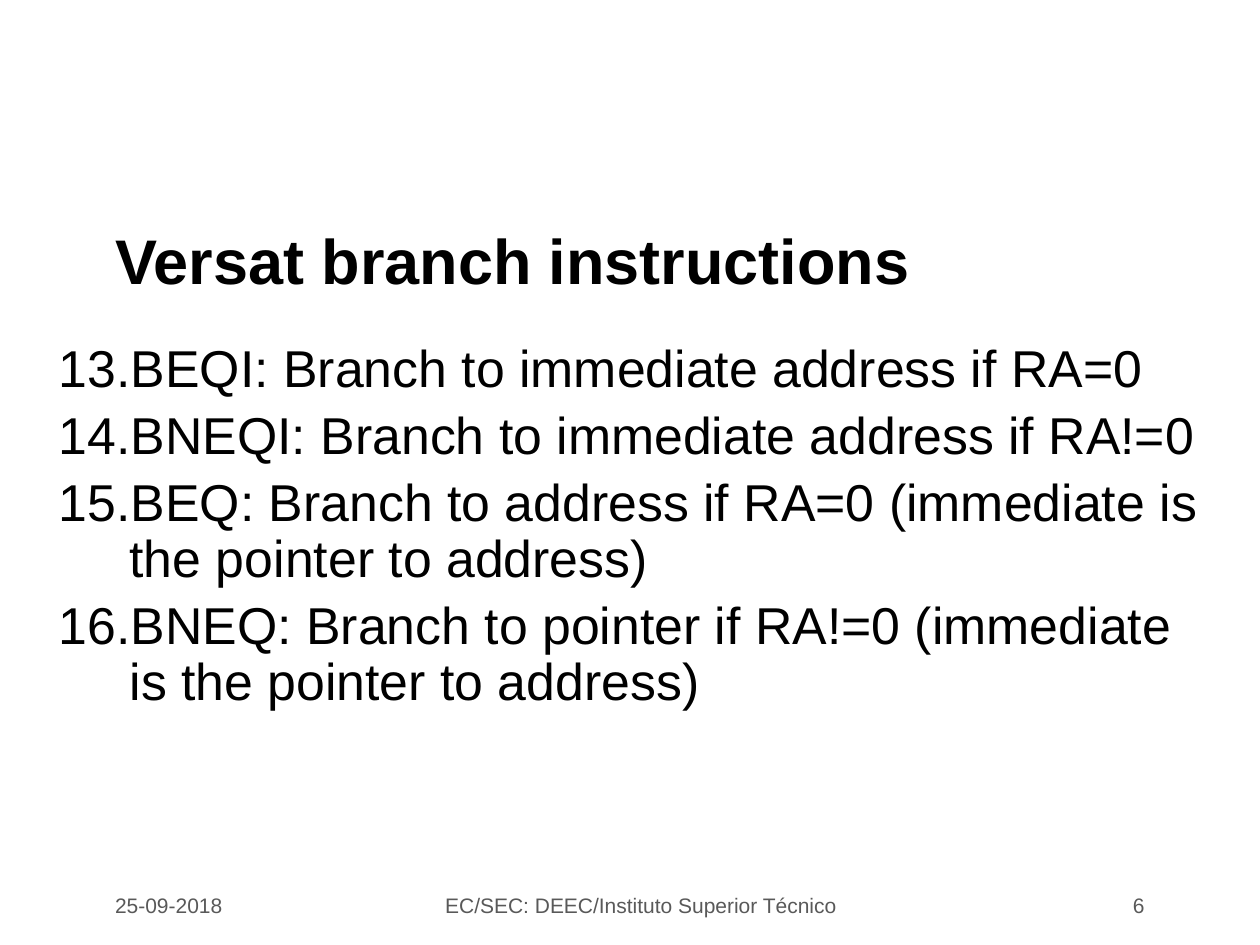
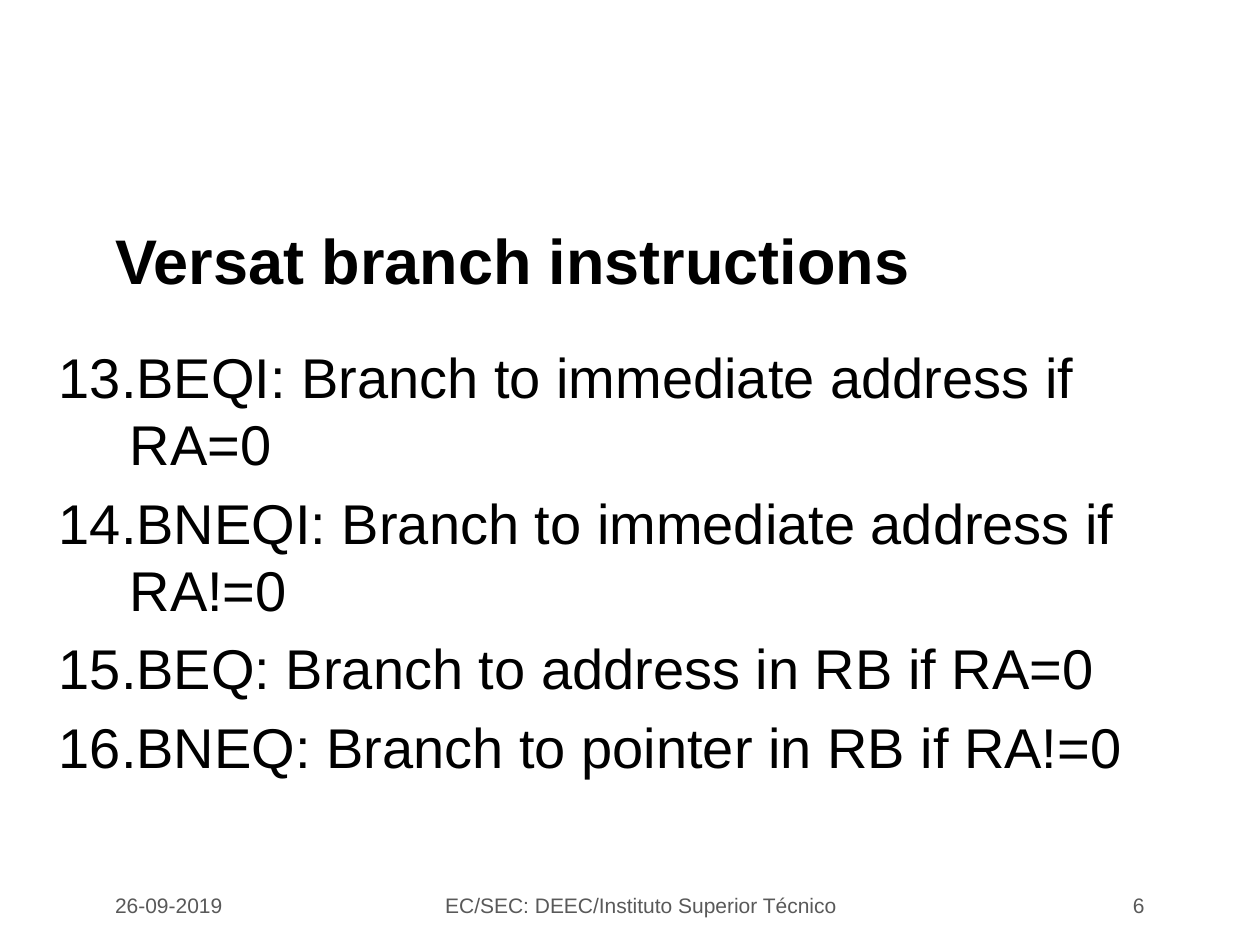
Before and after one commit to jjts/ist-sec, a slide deck: slide 6 of lectures/l3_picoVersat/l3.odp. Drawn at 1260x945 pixels with LibreOffice and Linux fonts; fonts in the diff are those of the drawing; background and template pictures are left out. Boxes give left, top, right and bottom in pixels: in the first picture for what was removed or moved away, otherwise in the second. Text is boxed around its words. In the diff, an @@ line names an element or a change of style, - is before the commit and + after.

```diff
--- a/lectures/l3_picoVersat/l3.odp
+++ b/lectures/l3_picoVersat/l3.odp
@@ text at (59,357,1114,612): size 29.6 to 32 pt in "BEQI: Branch to immediate address if RA=0", "BNEQI: Branch to immediate address if RA!=0"; line spacing 0.9 to 1 @@
@@ text at (59,648,1121,779): text changed; size 29.6 to 32 pt @@
-15. BEQ: Branch to address if RA=0 (immediate is the pointer to address)
-16. BNEQ: Branch to pointer if RA!=0 (immediate is the pointer to address)
+15. BEQ: Branch to address in RB if RA=0
+16. BNEQ: Branch to pointer in RB if RA!=0
@@ text at (115,898,222,913): text changed @@
-25-09-2018
+26-09-2019
```
Also in this commit, not shown: 6 other slides changed, 2 other files.
